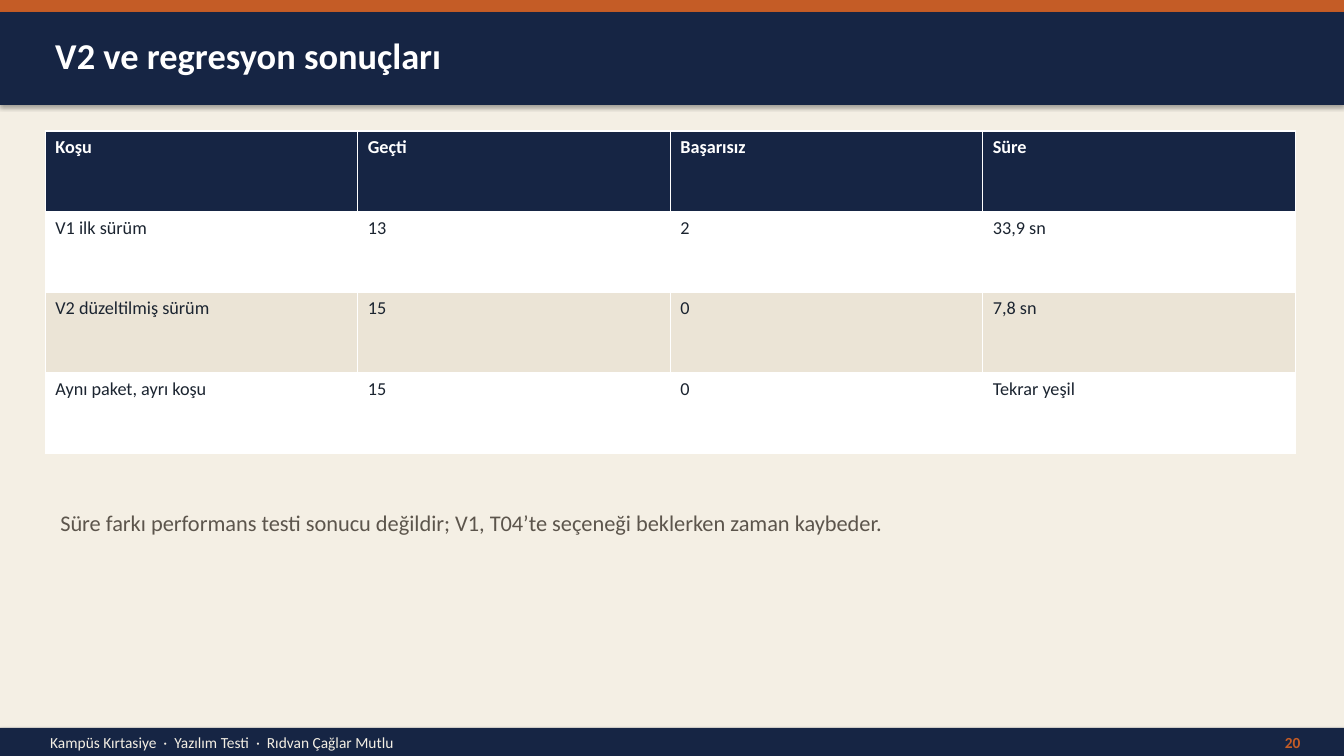
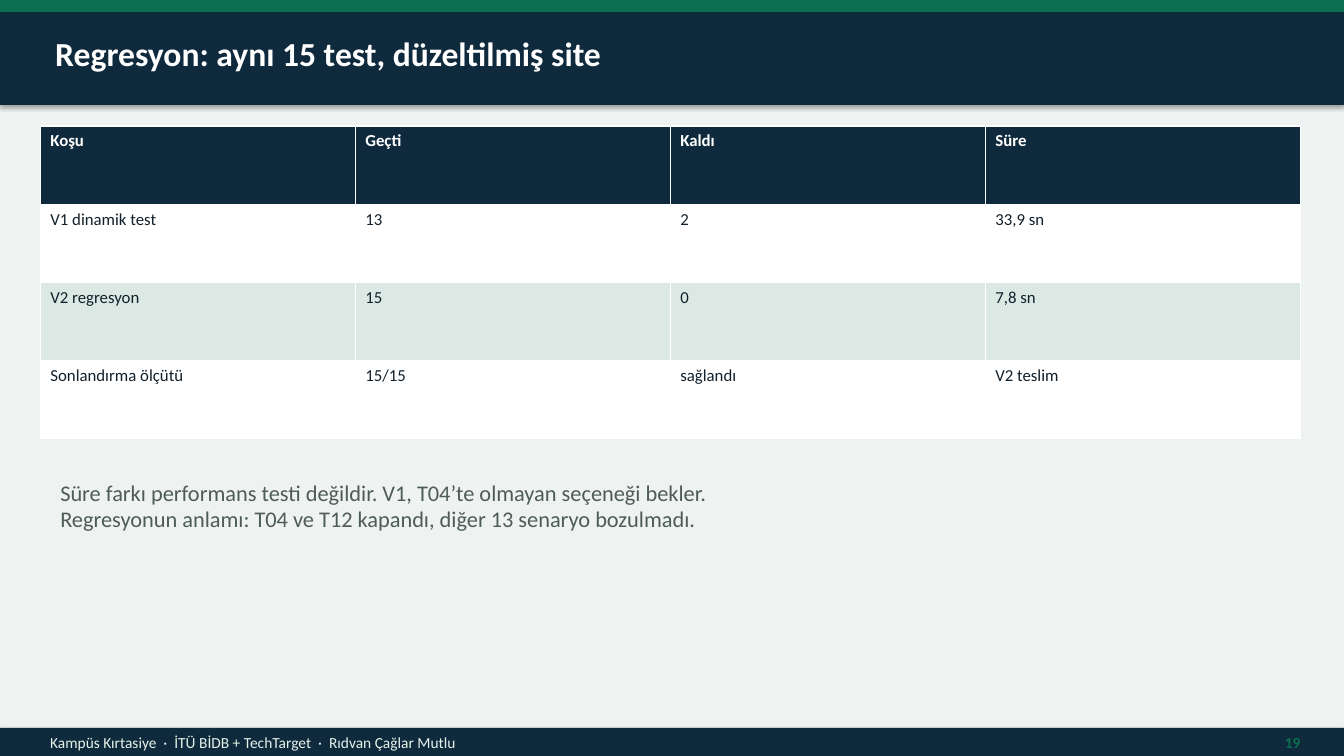
Before and after one commit to ridvancaglarmutlu/Veri-Taban-Projesi-, a slide deck: slide 19 of Kampus_Kirtasiye_Yazilim_Testi_Sunumu.pptx (slide 20 before the commit). Drawn at 1344x756 pixels with LibreOffice and Linux fonts; fonts in the diff are those of the drawing. Boxes give left, top, right and bottom in pixels: in the first picture for what was removed or moved away, otherwise in the second. Text is boxed around its words. In the diff, an @@ line names an element or a change of style, - is before the commit and + after.

```diff
--- a/Kampus_Kirtasiye_Yazilim_Testi_Sunumu.pptx
+++ b/Kampus_Kirtasiye_Yazilim_Testi_Sunumu.pptx
@@ rectangle at [0, 0, 1344, 756]: fill #F4EFE4 to #EEF3F1 @@
@@ rectangle at [0, 0, 1344, 12]: fill #C45C26 to #0B6E4F @@
@@ rectangle at [0, 12, 1344, 105]: fill #162544 to #0F2A3D @@
@@ text at [55, 42, 601, 72]: text changed; size 26 to 24 pt @@
-V2 ve regresyon sonuçları
+Regresyon: aynı 15 test, düzeltilmiş site
@@ table at [40, 126, 1299, 439] @@
-row 1, column 3: Başarısız
+row 1, column 3: Kaldı
-row 2, column 1: V1 ilk sürüm
+row 2, column 1: V1 dinamik test
-row 3, column 1: V2 düzeltilmiş sürüm
+row 3, column 1: V2 regresyon
-row 4: Aynı paket, ayrı koşu | 15 | 0 | Tekrar yeşil
+row 4: Sonlandırma ölçütü | 15/15 | sağlandı | V2 teslim
@@ fill #162544 to #0F2A3D in row 1 @@
@@ fill #EBE4D6 to #DCE8E3 in row 3 @@
@@ size 13 to 12 pt in "Koşu", "Geçti", "Süre", "13" and 5 more places @@
@@ text colour #1B2430 to #12202B in "13", "2", "33,9 sn", "15" and 2 more places @@
@@ table: place and size @@
-table at [45, 131, 1296, 454]
+table at [40, 126, 1299, 439]
@@ text at [60, 485, 706, 531]: text changed; text colour #5C554C to #4D5C58 @@
-Süre farkı performans testi sonucu değildir; V1, T04’te seçeneği beklerken zaman kaybeder.
+Süre farkı performans testi değildir. V1, T04’te olmayan seçeneği bekler.
+Regresyonun anlamı: T04 ve T12 kapandı, diğer 13 senaryo bozulmadı.
@@ rectangle at [0, 728, 1344, 756]: fill #162544 to #0F2A3D @@
@@ text at [50, 735, 455, 751]: text changed; text colour #F4EFE4 to #E7F3EA @@
-Kampüs Kırtasiye · Yazılım Testi · Rıdvan Çağlar Mutlu
+Kampüs Kırtasiye · İTÜ BİDB + TechTarget · Rıdvan Çağlar Mutlu
@@ text at [1285, 738, 1301, 748]: text changed; text colour #C45C26 to #0B6E4F @@
-20
+19
```
Also in this commit, not shown: 4 other slides changed, 17 slides added, 18 slides removed, 17 other files.
